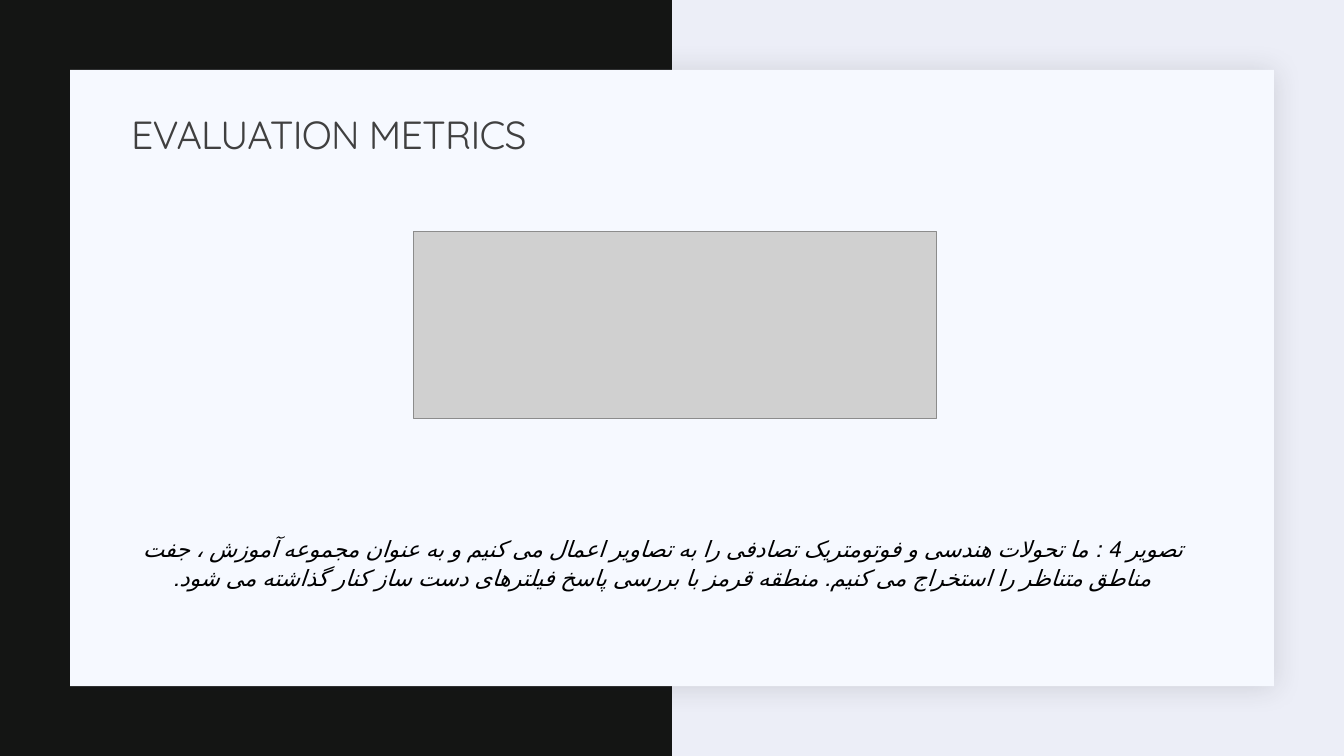
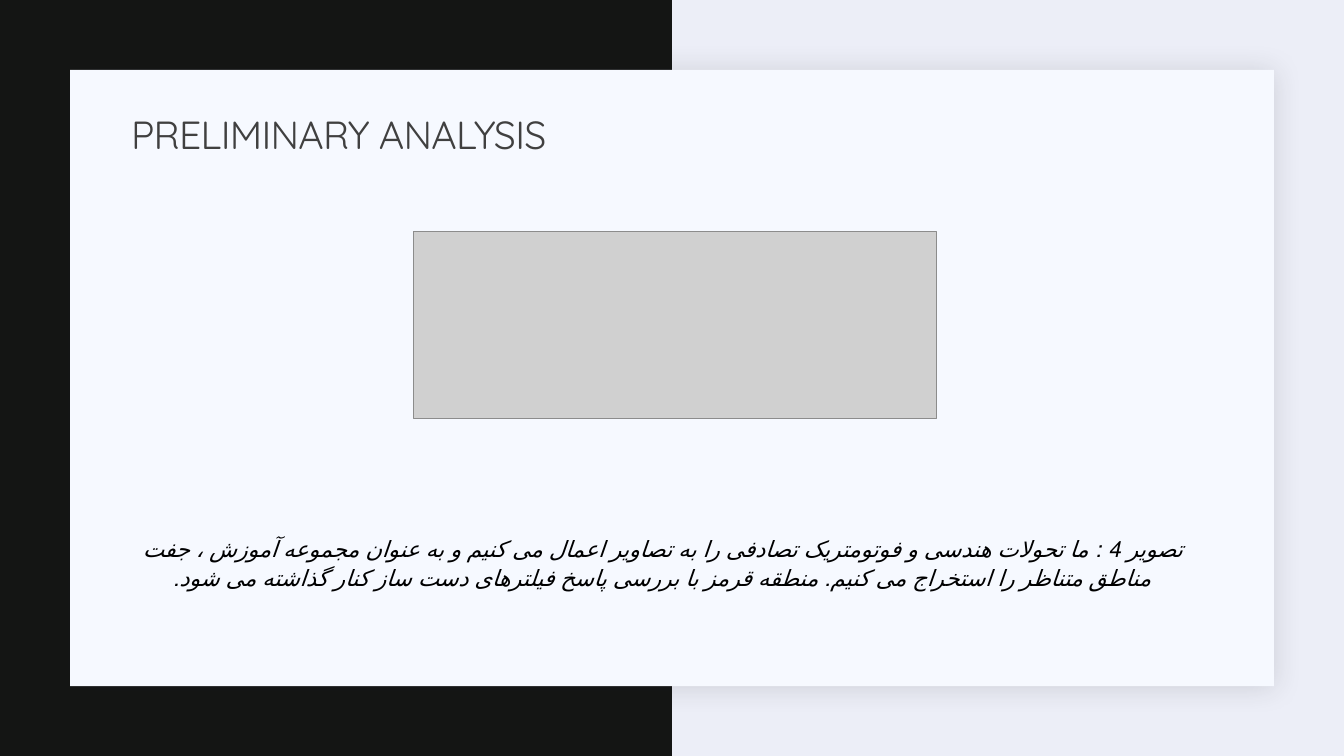
Before and after one commit to semnan-university-ai/Key.Net, a slide deck: slide 24 of slides.pptx (slide 23 before the commit). Drawn at 1344x756 pixels with LibreOffice and Linux fonts; fonts in the diff are those of the drawing; grey boxes stand for pictures. Boxes give left, top, right and bottom in pixels: in the first picture for what was removed or moved away, otherwise in the second. Text is boxed around its words. In the diff, an @@ line names an element or a change of style, - is before the commit and + after.

```diff
--- a/slides.pptx
+++ b/slides.pptx
@@ title at (131,121,546,150): text changed @@
-EVALUATION METRICS
+PRELIMINARY ANALYSIS
```
Also in this commit, not shown: 5 other slides changed, 1 slide added, 1 other file.
